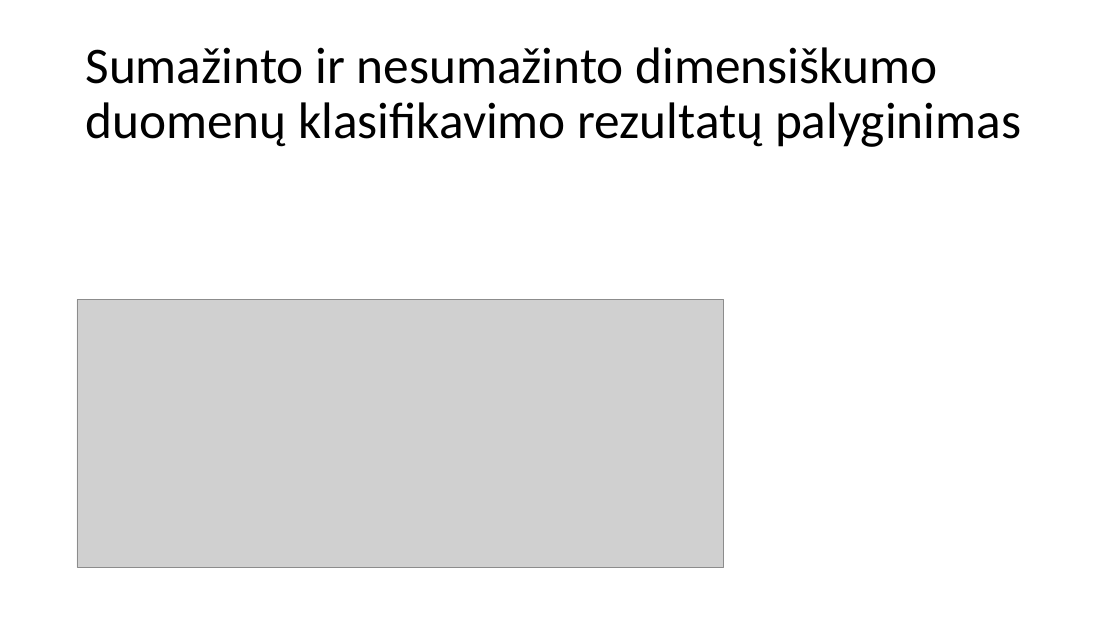
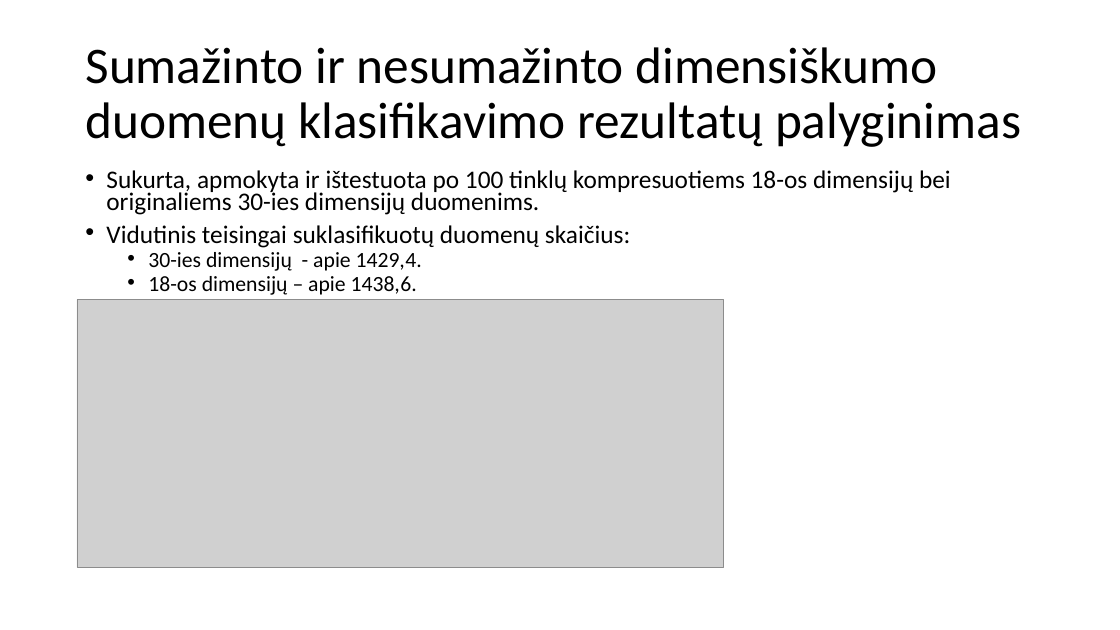
Before and after one commit to donce/bakalauras, a slide deck: slide 10 of pristatymas.pptx. Drawn at 1120x630 pixels with LibreOffice and Linux fonts; fonts in the diff are those of the drawing; grey boxes stand for pictures. Boxes give left, top, right and bottom in pixels: in the first picture for what was removed or moved away, otherwise in the second. Text is boxed around its words. In the diff, an @@ line names an element or a change of style, - is before the commit and + after.

```diff
--- a/pristatymas.pptx
+++ b/pristatymas.pptx
@@ text added at (x1=106, y1=170, x2=951, y2=295), 21.7 pt, text #000000 @@
+• Sukurta, apmokyta ir ištestuota po 100 tinklų kompresuotiems 18-os dimensijų bei originaliems 30-ies dimensijų duomenims.
+• Vidutinis teisingai suklasifikuotų duomenų skaičius:
+  • 30-ies dimensijų - apie 1429,4.
+  • 18-os dimensijų – apie 1438,6.
```
Also in this commit, not shown: 8 other slides changed.
